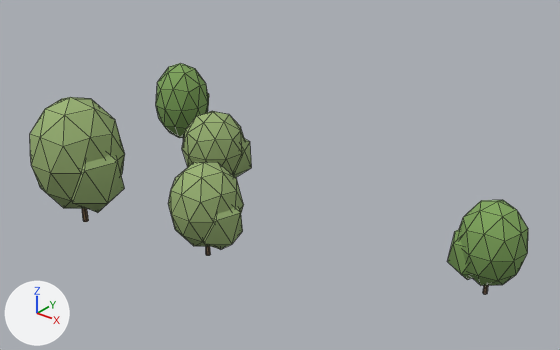
A saved change to the glTF model viewer/districts/2030-haven/chunks/c_10_5.glb.
One viewpoint serves both versions: a 50 mm camera at (2696.7, 1475.4, 35.0) aimed at (2659.2, 1522.3, 5.9). Every picture has the same lights, and +X, +Y and +Z are marked at lower left. The older version comes first. Mesh edges are drawn as thin lines. Vertices at exactly the same position are counted once.

Before the edit, the objects in view are built like this:
```python
ob_tree_round_0 = bpy.data.objects.new('tree_round_0', me_tree_round_0)
ob_tree_round_0.parent = ob_trees_10_5_1
ob_tree_round_0.location = (-9.767, 5.531, 4.87)
ob_tree_round_0.rotation_euler = (0.0, 0.0, 0.767)  # degrees (0, 0, 44)
ob_tree_round_0.scale = (4.23, 4.23, 4.87)
ob_tree_round_0_001 = bpy.data.objects.new('tree_round_0.001', me_tree_round_0)
ob_tree_round_0_001.parent = ob_trees_10_5_1
ob_tree_round_0_001.location = (28.71, 0.0113, 4.09)
ob_tree_round_0_001.rotation_euler = (0.0, 0.0, 2.934)  # degrees (0, 0, 168)
ob_tree_round_0_001.scale = (3.9, 3.9, 4.09)
ob_tree_round_1 = bpy.data.objects.new('tree_round_1', me_tree_round_1)
ob_tree_round_1.parent = ob_trees_10_5_0
ob_tree_round_1.location = (0.0623, -0.00867, 4.14)
ob_tree_round_1.rotation_euler = (0.0, 0.0, -0.138)  # degrees (0, 0, -7.9)
ob_tree_round_1.scale = (4.46, 4.46, 4.14)
ob_tree_round_1_001 = bpy.data.objects.new('tree_round_1.001', me_tree_round_1)
ob_tree_round_1_001.parent = ob_trees_10_5_0
ob_tree_round_1_001.location = (-4.998, -12.2, 6.03)
ob_tree_round_1_001.rotation_euler = (0.0, 0.0, -0.905)  # degrees (0, 0, -52)
ob_tree_round_1_001.scale = (5.96, 5.96, 6.03)
ob_tree_round_1_002 = bpy.data.objects.new('tree_round_1.002', me_tree_round_1)
ob_tree_round_1_002.parent = ob_trees_10_5_0
ob_tree_round_1_002.location = (7.838, -9.431, 4.315)
ob_tree_round_1_002.rotation_euler = (0.0, 0.0, -0.93)  # degrees (0, 0, -53)
ob_tree_round_1_002.scale = (4.47, 4.47, 4.32)
# me_tree_round_1
# before: 7 (-0.01, 0.03, 0.06), 8 (0.01, 0.02, 0.06), 14 (0.01, -0.02, 0.06), 20 (-0.01, -0.03, 0.06), 27 (-0.04, -0.02, 0.06)
# before: 29 (-0.04, 0.02, 0.06)
# me_tree_round_0
# before: 7 (-0.01, 0.03, 0.06), 8 (0.01, 0.02, 0.06), 14 (0.01, -0.02, 0.06), 20 (-0.01, -0.03, 0.06), 27 (-0.04, -0.02, 0.06)
# before: 29 (-0.04, 0.02, 0.06)
```
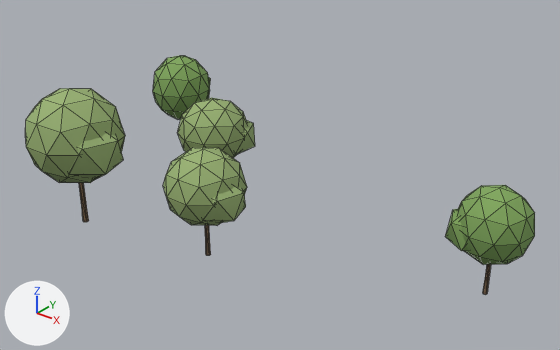
The change, as a diff of the scene's bpy script:
```diff
--- a/viewer/districts/2030-haven/chunks/c_10_5.glb.py
+++ b/viewer/districts/2030-haven/chunks/c_10_5.glb.py
@@ me_tree_round_1 @@
 # used by ob_tree_round_1; parent = ob_trees_10_5_0; location = (0.0623, -0.00867, 4.14); rotation_euler = (0.0, 0.0, -0.138), in degrees (0, 0, -7.9); scale = (4.46, 4.46, 4.14)
-me_tree_round_1.from_pydata(...)  # 66 vertices, 120 faces; spans x -0.68..0.68, y -0.7..0.7, z -1.0..1.0
+me_tree_round_1.from_pydata(...)  # 66 vertices, 120 faces; spans x -0.67..0.67, y -0.69..0.69, z -1.0..1.0
+# me_tree_round_1 part 1: the loose piece of 42 vertices spanning x -0.68..0.65, y -0.7..0.7, z -0.76..1.0 is scaled about its middle by (0.989, 0.989, 0.767), then moved by (0.0, 0.0, 0.21)
+# me_tree_round_1 part 2: the loose piece of 12 vertices spanning x -0.17..0.68, y -0.13..0.68, z -0.72..0.52 is scaled about its middle by (0.989, 0.989, 0.712), then moved by (0.0, 0.0, 0.32)
+# me_tree_round_1 part 3
+for i in [7, 8, 14, 20, 27, 29]: me_tree_round_1.vertices[i].co += Vector((0.0, 0.0, -0.35))
 me_tree_round_1.materials.append(mat_tree_vc)
@@ me_tree_round_0 @@
 # used by ob_tree_round_0; parent = ob_trees_10_5_1; location = (-9.767, 5.531, 4.87); rotation_euler = (0.0, 0.0, 0.767), in degrees (0, 0, 44); scale = (4.23, 4.23, 4.87)
-me_tree_round_0.from_pydata(...)  # 66 vertices, 120 faces; spans x -0.68..0.68, y -0.7..0.7, z -1.0..1.0
+me_tree_round_0.from_pydata(...)  # 66 vertices, 120 faces; spans x -0.67..0.67, y -0.69..0.69, z -1.0..1.0
+# me_tree_round_0 part 4: the loose piece of 42 vertices spanning x -0.68..0.65, y -0.7..0.7, z -0.76..1.0 is scaled about its middle by (0.989, 0.989, 0.767), then moved by (0.0, 0.0, 0.21)
+# me_tree_round_0 part 5: the loose piece of 12 vertices spanning x -0.17..0.68, y -0.13..0.68, z -0.72..0.52 is scaled about its middle by (0.989, 0.989, 0.712), then moved by (0.0, 0.0, 0.32)
+# me_tree_round_0 part 6
+for i in [7, 8, 14, 20, 27, 29]: me_tree_round_0.vertices[i].co += Vector((0.0, 0.0, -0.35))
 me_tree_round_0.materials.append(mat_tree_vc)
@@ ob_tree_round_1 @@
 ob_tree_round_1.parent = ob_trees_10_5_0
-ob_tree_round_1.location = (0.0623, -0.00867, 4.14)
+ob_tree_round_1.location = (0.0691, -0.00962, 4.761)
 ob_tree_round_1.rotation_euler = (0.0, 0.0, -0.138)  # degrees (0, 0, -7.9)
-ob_tree_round_1.scale = (4.46, 4.46, 4.14)
+ob_tree_round_1.scale = (5.0, 5.0, 4.76)
@@ ob_tree_round_1_001 @@
 ob_tree_round_1_001.parent = ob_trees_10_5_0
-ob_tree_round_1_001.location = (-4.998, -12.2, 6.03)
+ob_tree_round_1_001.location = (-4.995, -12.2, 6.414)
 ob_tree_round_1_001.rotation_euler = (0.0, 0.0, -0.905)  # degrees (0, 0, -52)
-ob_tree_round_1_001.scale = (5.96, 5.96, 6.03)
+ob_tree_round_1_001.scale = (6.3, 6.3, 6.41)
@@ ob_tree_round_1_002 @@
 ob_tree_round_1_002.parent = ob_trees_10_5_0
-ob_tree_round_1_002.location = (7.838, -9.431, 4.315)
+ob_tree_round_1_002.location = (7.842, -9.436, 4.903)
 ob_tree_round_1_002.rotation_euler = (0.0, 0.0, -0.93)  # degrees (0, 0, -53)
-ob_tree_round_1_002.scale = (4.47, 4.47, 4.32)
+ob_tree_round_1_002.scale = (5.0, 5.0, 4.9)
@@ ob_tree_round_0 @@
 ob_tree_round_0.parent = ob_trees_10_5_1
-ob_tree_round_0.location = (-9.767, 5.531, 4.87)
+ob_tree_round_0.location = (-9.764, 5.534, 5.292)
 ob_tree_round_0.rotation_euler = (0.0, 0.0, 0.767)  # degrees (0, 0, 44)
-ob_tree_round_0.scale = (4.23, 4.23, 4.87)
+ob_tree_round_0.scale = (4.59, 4.59, 5.29)
@@ ob_tree_round_0_001 @@
 ob_tree_round_0_001.parent = ob_trees_10_5_1
-ob_tree_round_0_001.location = (28.71, 0.0113, 4.09)
+ob_tree_round_0_001.location = (28.7, 0.0126, 4.65)
 ob_tree_round_0_001.rotation_euler = (0.0, 0.0, 2.934)  # degrees (0, 0, 168)
-ob_tree_round_0_001.scale = (3.9, 3.9, 4.09)
+ob_tree_round_0_001.scale = (4.39, 4.39, 4.65)
```

Location of each change, [x1, y1, x2, y2] in pixels of the pictures (560 x 350 px; the box of a moved part takes in the faces that stretch with it):
'tree_round_1.001', reshaped, moved, rescaled (7% taller)
    before: [30, 97, 125, 222]
    after: [25, 88, 125, 222]
'tree_round_0.001', reshaped, moved, rescaled (11% wider, 17% taller)
    before: [447, 200, 528, 294]
    after: [445, 185, 535, 295]
'tree_round_1.002', reshaped, moved, rescaled (10% wider, 16% taller)
    before: [168, 162, 244, 256]
    after: [163, 147, 247, 256]
'tree_round_1', reshaped, moved, rescaled
    before: [182, 111, 252, 178]
    after: [177, 98, 255, 158]
'tree_round_0', reshaped, moved, rescaled
    before: [156, 63, 209, 141]
    after: [153, 56, 211, 120]
part 1 of me_tree_round_1, moved or reshaped
    before: [30, 97, 245, 247]
    after: [25, 88, 247, 226]
part 2 of me_tree_round_1, moved or reshaped
    before: [72, 138, 252, 250]
    after: [68, 120, 255, 223]
part 3 of me_tree_round_1, moved or reshaped (mostly hidden)
    before: [82, 208, 211, 256]
    after: [79, 183, 211, 256]
part 4 of me_tree_round_0, moved or reshaped
    before: [156, 63, 528, 286]
    after: [153, 56, 535, 265]
part 5 of me_tree_round_0, moved or reshaped (mostly hidden)
    before: [208, 94, 472, 280]
    after: [208, 77, 467, 251]
part 6 of me_tree_round_0, moved or reshaped (mostly hidden)
    before: [183, 138, 488, 294]
    after: [483, 264, 491, 295]
